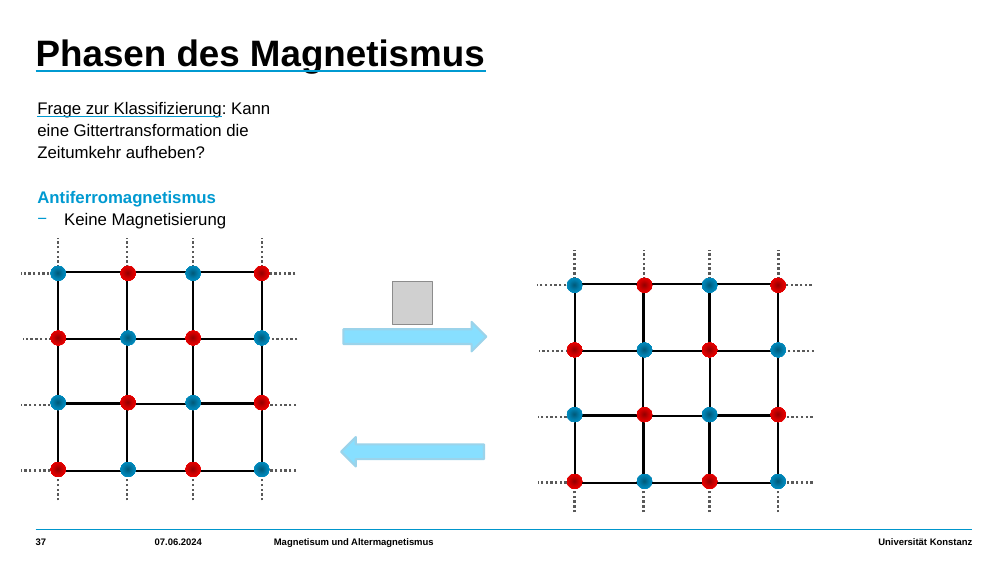
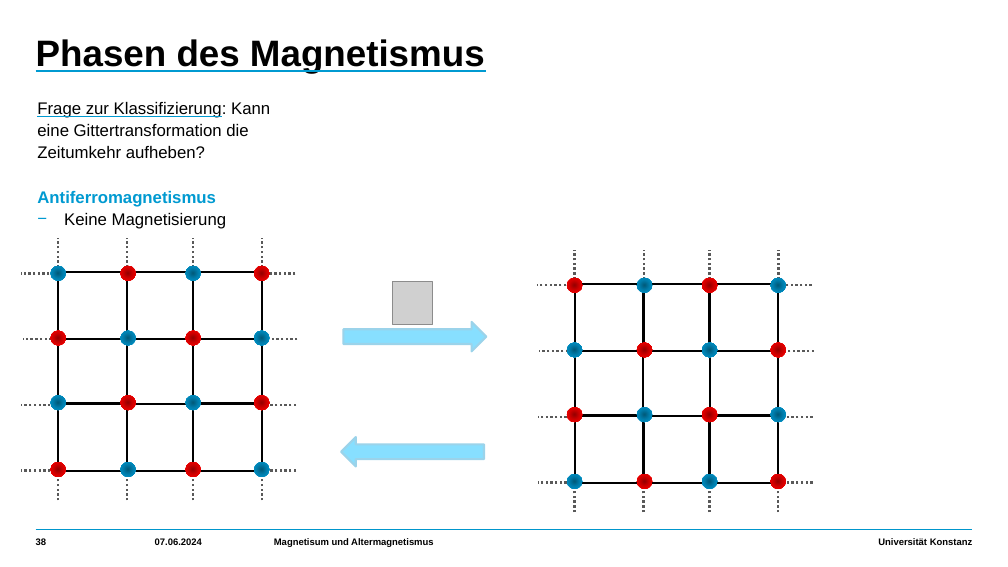
Before and after one commit to HolykingJulex/EstimateSeminar, a slide deck: slide 38 of Vortrag.pptx (slide 37 before the commit). Drawn at 1008x567 pixels with LibreOffice and Linux fonts; fonts in the diff are those of the drawing; grey boxes stand for pictures. Boxes give left, top, right and bottom in pixels: in the first picture for what was removed or moved away, otherwise in the second. Text is boxed around its words. In the diff, an @@ line names an element or a change of style, - is before the commit and + after.

```diff
--- a/Vortrag.pptx
+++ b/Vortrag.pptx
@@ fill gradient #970000 to #D70000 to #FF0000 to gradient #005B7C to #0082B0 to #009AD1 in 8 elements at (637,278,653,293), (771,278,786,293), (567,343,582,358), (702,343,718,358), (637,408,653,423), (771,408,786,423), (567,474,582,489), (702,474,718,489) @@
@@ fill gradient #005B7C to #0082B0 to #009AD1 to gradient #970000 to #D70000 to #FF0000 in 8 elements at (567,278,582,293), (702,278,718,293), (637,343,653,358), (771,343,786,358), (567,408,582,423), (702,408,718,423), (637,474,653,489), (771,474,786,489) @@
@@ page number at (36,538,47,545): text changed @@
-37
+38
```
Also in this commit, not shown: 11 other slides changed, 1 slide added.
